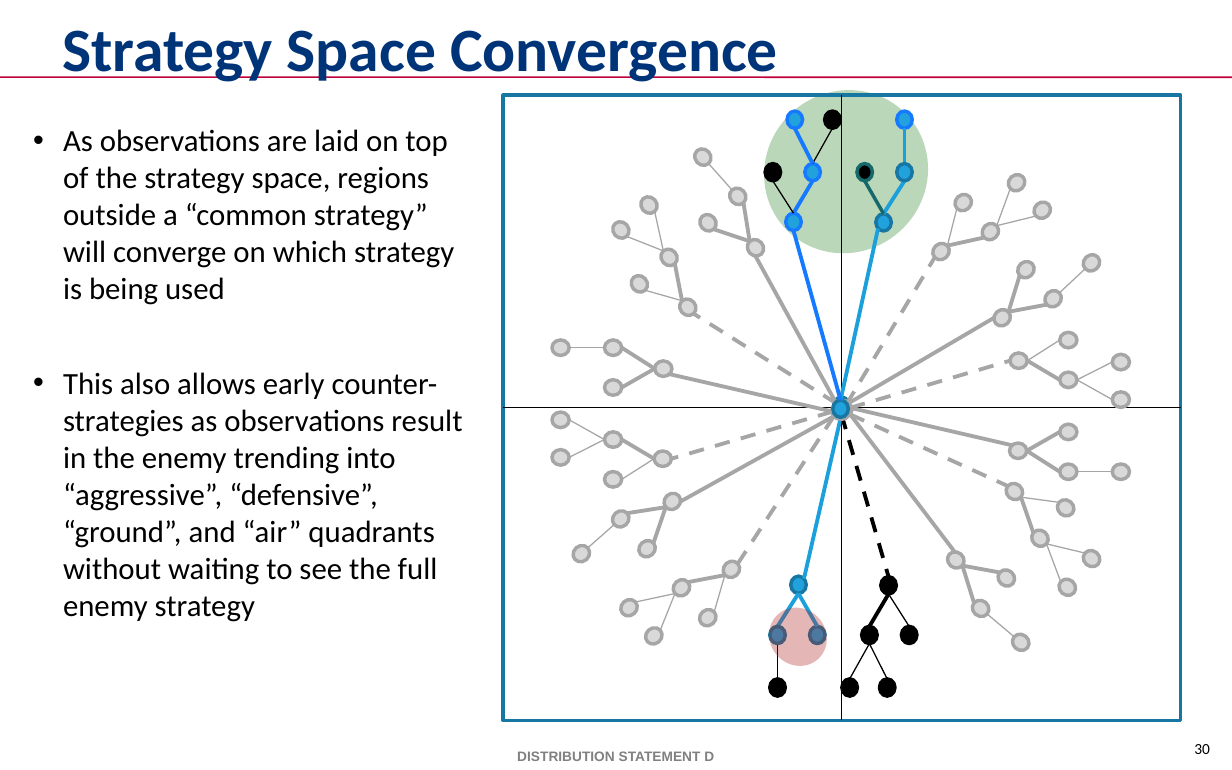
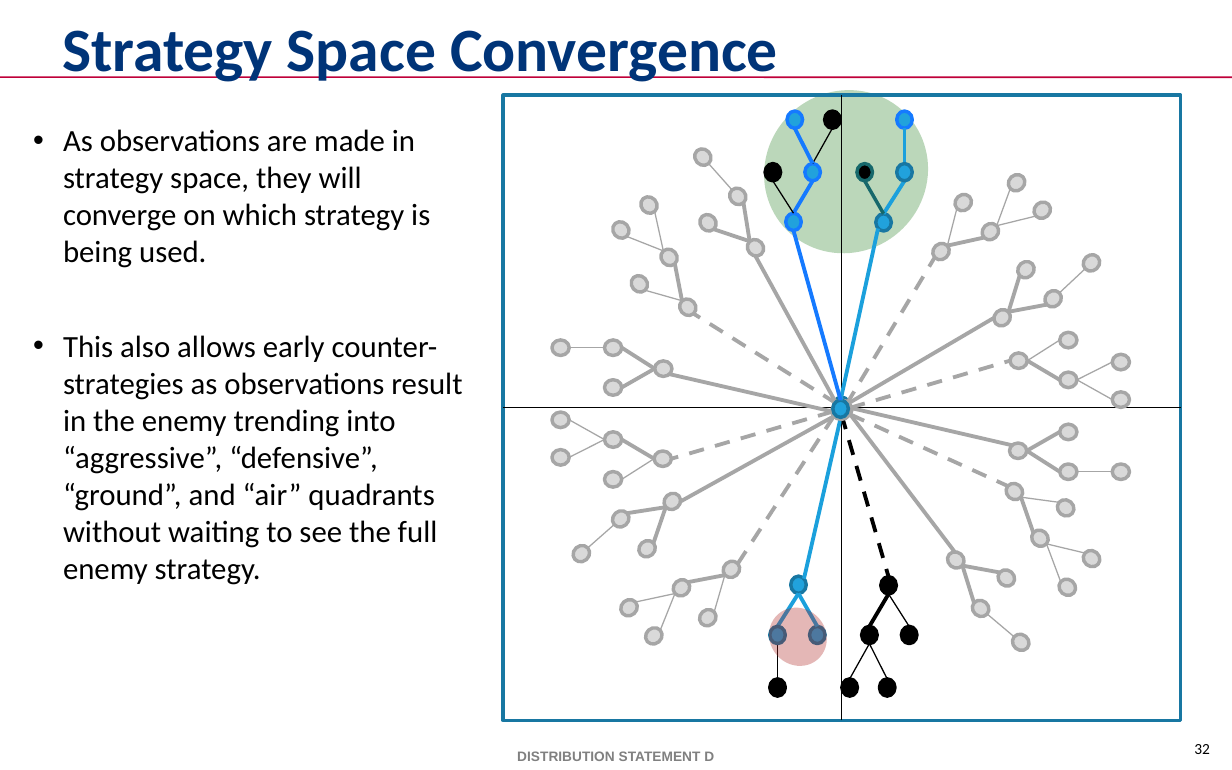
Before and after one commit to mikewkozak/IRE, a slide deck: slide 32 of Documentation/Thesis/Submission Draft/mkozak - Intent Recognition Engine.pptx (slide 30 before the commit). Drawn at 1232x770 pixels with LibreOffice and Linux fonts; fonts in the diff are those of the drawing; background and template pictures are left out. Boxes give left, top, right and bottom in pixels: in the first picture for what was removed or moved away, otherwise in the second. Text is boxed around its words. In the diff, an @@ line names an element or a change of style, - is before the commit and + after.

```diff
--- a/Documentation/Thesis/Submission Draft/mkozak - Intent Recognition Engine.pptx
+++ b/Documentation/Thesis/Submission Draft/mkozak - Intent Recognition Engine.pptx
@@ text at [63, 129, 462, 585]: text changed @@
-• As observations are laid on top of the strategy space, regions outside a “common strategy” will converge on which strategy is being used
-• This also allows early counter-strategies as observations result in the enemy trending into “aggressive”, “defensive”, “ground”, and “air” quadrants without waiting to see the full enemy strategy
+• As observations are made in strategy space, they will converge on which strategy is being used.
+• This also allows early counter-strategies as observations result in the enemy trending into “aggressive”, “defensive”, “ground”, and “air” quadrants without waiting to see the full enemy strategy.
@@ page number at [1194, 744, 1210, 754]: text changed @@
-30
+32
```
Also in this commit, not shown: 15 other slides changed, 2 slides added, 1 slide removed.
